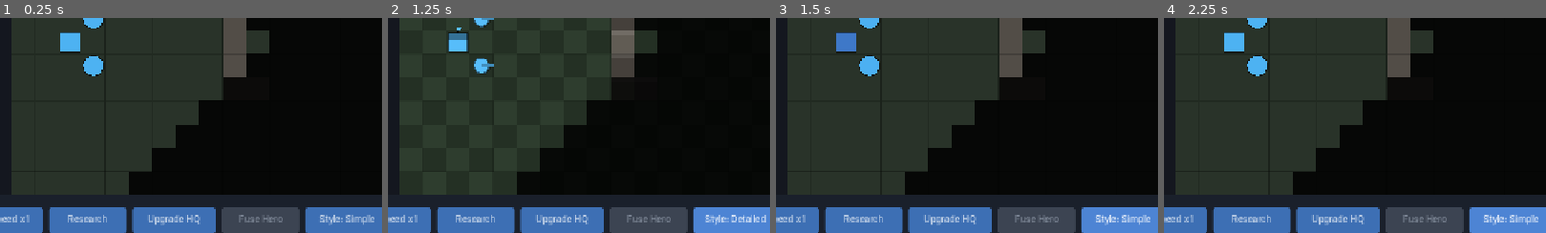
Above: before the commit, frames 1-4 (left to right).
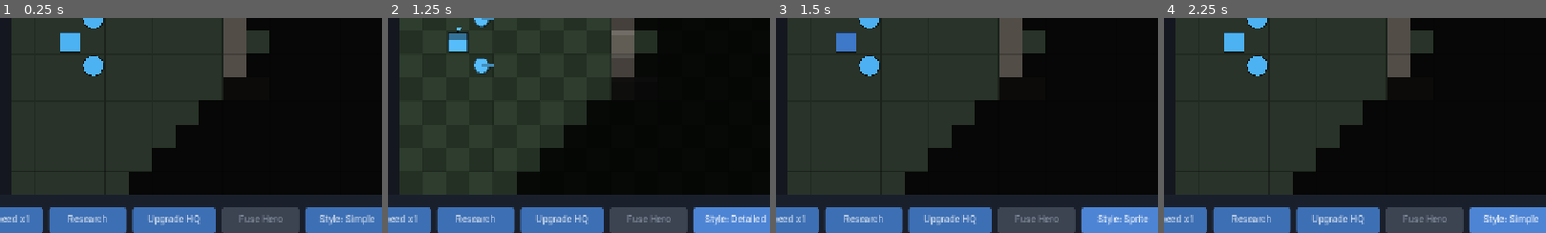
Above: after the commit, the same moments.

Repository: golshandvr-del/Sjalwmbdjdlxl
Game: Godot game, scene res://scenes/game_desktop.tscn
Same seed, same stepped clock (60 frames per second), same inputs: the game is played once before the commit and once after it. This scene is started directly instead of the project's main scene.
Inputs:
- Up to frame 1 (0.25 s): no input
- Up to frame 2 (1.25 s): click "Style: Simple" at 0.5 s
- Up to frame 3 (1.5 s): click "Style: Detailed" at 1.25 s
- Up to frame 4 (2.25 s): click "Style: Simple" (after the commit: "Style: Sprite") at 2 s
The pictures show only the part of the screen within x 18-68%, y 47-97%; the shares and areas given below are measured in that part.

Frames 1-2 are identical in both runs. In frame 3, 0.3% of the frame differs, in the area x 83-98%, y 91-97%; in frame 4, nothing differs.

Commit message:
desktop_hud: correct style-button label for sprite style (was shown as Simple)

Diff:
--- a/ui/desktop/desktop_hud.gd
+++ b/ui/desktop/desktop_hud.gd
@@ -783,8 +783,18 @@
 
 func _on_style_pressed() -> void:
 	var active: String = _render_adapter.toggle_style()
-	var label: String = _loc.t("ui.game.style_detailed") if active == RenderAdapter.STYLE_DETAILED else _loc.t("ui.game.style_simple")
-	_style_button.text = "%s: %s" % [_loc.t("ui.game.style"), label]
+	_style_button.text = "%s: %s" % [_loc.t("ui.game.style"), _style_label(active)]
+
+
+# Map a render-style id to its localized label (simple / detailed / sprite).
+func _style_label(style_id: String) -> String:
+	match style_id:
+		RenderAdapter.STYLE_DETAILED:
+			return _loc.t("ui.game.style_detailed")
+		RenderAdapter.STYLE_SPRITE:
+			return _loc.t("ui.game.style_sprite")
+		_:
+			return _loc.t("ui.game.style_simple")
 
 
 func _on_lang_pressed() -> void:
